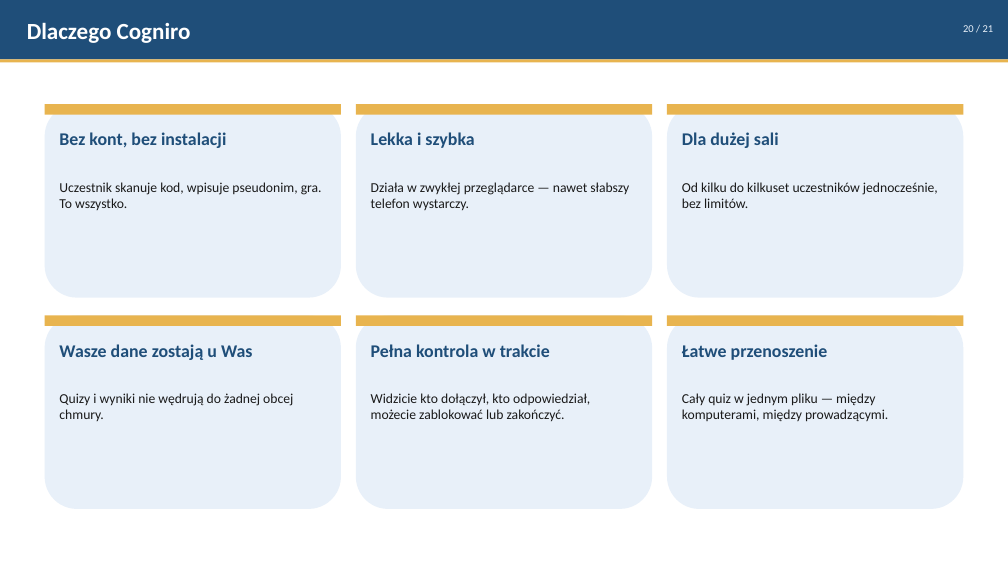
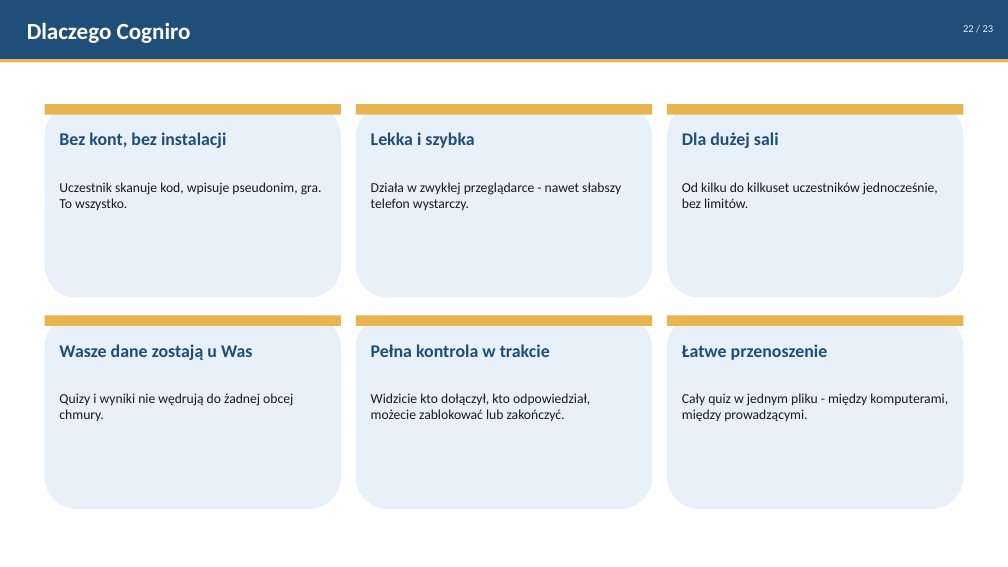
Before and after one commit to rdest-devs/cogniro, a slide deck: slide 22 of docs/cogniro-presentation.pptx (slide 20 before the commit). Drawn at 1008x567 pixels with LibreOffice and Linux fonts; fonts in the diff are those of the drawing. Boxes give left, top, right and bottom in pixels: in the first picture for what was removed or moved away, otherwise in the second. Text is boxed around its words. In the diff, an @@ line names an element or a change of style, - is before the commit and + after.

```diff
--- a/docs/cogniro-presentation.pptx
+++ b/docs/cogniro-presentation.pptx
@@ text at bbox=[963, 25, 994, 32]: text changed @@
-20 / 21
+22 / 23
@@ text at bbox=[371, 182, 621, 210]: text changed @@
-Działa w zwykłej przeglądarce — nawet słabszy telefon wystarczy.
+Działa w zwykłej przeglądarce - nawet słabszy telefon wystarczy.
@@ text at bbox=[682, 393, 948, 421]: text changed @@
-Cały quiz w jednym pliku — między komputerami, między prowadzącymi.
+Cały quiz w jednym pliku - między komputerami, między prowadzącymi.
```
Also in this commit, not shown: 18 other slides changed, 2 slides added.
